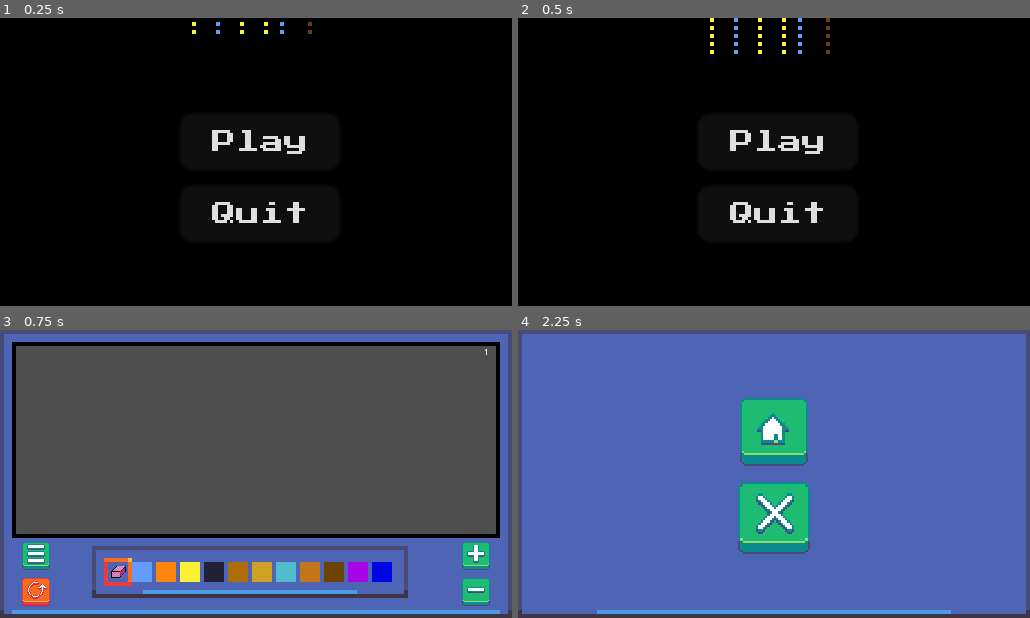
Above: before the commit, frames 1-4 (two rows, left to right).
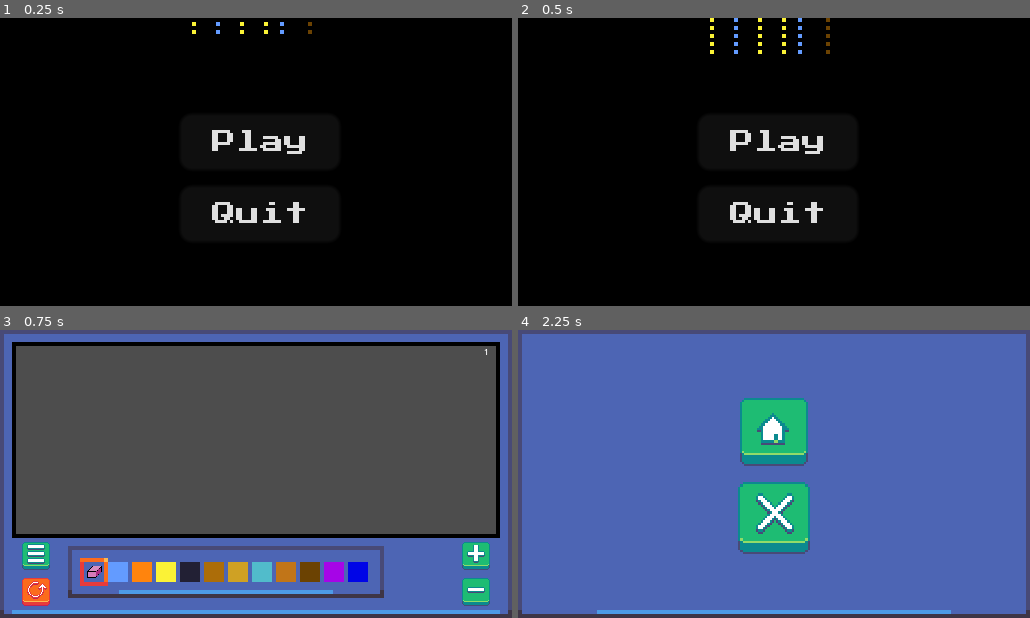
Above: after the commit, the same moments.

Repository: Loethor/pixel_simulation
Game: Godot game, scene res://scenes/title_screen.tscn
Two runs of this game, one before a commit and one after it. Both use one fixed random seed, a clock stepped at 60 frames per second and the inputs below.
Inputs (mouse positions are in pixels of both pictures, inside the frame that each line leads up to):
- Up to frame 1 (0.25 s): no input
- Up to frame 2 (0.5 s): no input
- Up to frame 3 (0.75 s): click "Play" at 0.5 s
- Up to frame 4 (2.25 s): click (994, 554) at 1.25 s; click (553, 554) at 2 s

Frames 1-2 are identical in both runs. In frame 3, 4.5% of the frame differs, in the area x 13-80%, y 75-94%; in frame 4, nothing differs.
Error after the commit: Invalid assignment of property or key 'columns' with value of type 'int' on a base object of type 'null instance'. (res://scripts/gui.gd:51)

Commit message:
Added brush size indicator.

Diff:
--- a/scenes/gui.tscn
+++ b/scenes/gui.tscn
@@ -96,7 +96,35 @@
 mouse_filter = 0
 texture = ExtResource("2_0jeku")
 
-[node name="VBoxContainer" type="VBoxContainer" parent="."]
+[node name="LeftSideButtons" type="VBoxContainer" parent="."]
+layout_mode = 1
+anchors_preset = 2
+anchor_top = 1.0
+anchor_bottom = 1.0
+offset_left = 5.0
+offset_top = -19.0
+offset_right = 13.0
+offset_bottom = -3.0
+grow_vertical = 0
+theme_override_constants/separation = 2
+
+[node name="MenuButton" type="TextureButton" parent="LeftSideButtons"]
+layout_mode = 2
+size_flags_vertical = 3
+texture_normal = ExtResource("7_7i4o6")
+texture_pressed = ExtResource("8_7xvw7")
+ignore_texture_size = true
+stretch_mode = 5
+
+[node name="ResetButton" type="TextureButton" parent="LeftSideButtons"]
+layout_mode = 2
+size_flags_vertical = 3
+texture_normal = ExtResource("9_d8nby")
+texture_pressed = ExtResource("10_vxg0r")
+ignore_texture_size = true
+stretch_mode = 5
+
+[node name="RightSideButtons" type="VBoxContainer" parent="."]
 layout_mode = 1
 anchors_preset = 3
 anchor_left = 1.0
@@ -111,7 +139,7 @@
 grow_vertical = 0
 theme_override_constants/separation = 2
 
-[node name="PlusButton" type="TextureButton" parent="VBoxContainer"]
+[node name="PlusButton" type="TextureButton" parent="RightSideButtons"]
 layout_mode = 2
 size_flags_vertical = 3
 texture_normal = ExtResource("3_y62pg")
@@ -119,7 +147,7 @@
 ignore_texture_size = true
 stretch_mode = 5
 
-[node name="MinusButton" type="TextureButton" parent="VBoxContainer"]
+[node name="MinusButton" type="TextureButton" parent="RightSideButtons"]
 layout_mode = 2
 size_flags_vertical = 3
 texture_normal = ExtResource("5_cb1qb")
@@ -127,45 +155,18 @@
 ignore_texture_size = true
 stretch_mode = 5
 
-[node name="VBoxContainer2" type="VBoxContainer" parent="."]
-layout_mode = 1
-anchors_preset = 2
-anchor_top = 1.0
-anchor_bottom = 1.0
-offset_left = 5.0
-offset_top = -19.0
-offset_right = 13.0
-offset_bottom = -3.0
-grow_vertical = 0
-theme_override_constants/separation = 2
-
-[node name="MenuButton" type="TextureButton" parent="VBoxContainer2"]
-layout_mode = 2
-size_flags_vertical = 3
-texture_normal = ExtResource("7_7i4o6")
-texture_pressed = ExtResource("8_7xvw7")
-ignore_texture_size = true
-stretch_mode = 5
-
-[node name="ResetButton" type="TextureButton" parent="VBoxContainer2"]
-layout_mode = 2
-size_flags_vertical = 3
-texture_normal = ExtResource("9_d8nby")
-texture_pressed = ExtResource("10_vxg0r")
-ignore_texture_size = true
-stretch_mode = 5
-
 [node name="Menu" parent="." node_paths=PackedStringArray("panel_container") instance=ExtResource("12_vhr31")]
 visible = false
 layout_mode = 1
 panel_container = NodePath("../PanelContainer")
 
 [node name="PanelContainer" type="PanelContainer" parent="."]
-layout_mode = 2
-offset_left = 23.0
+custom_minimum_size = Vector2(79, 13)
+layout_mode = 2
+offset_left = 17.0
 offset_top = 54.0
-offset_right = 31.0
-offset_bottom = 62.0
+offset_right = 96.0
+offset_bottom = 67.0
 theme_override_styles/panel = SubResource("StyleBoxTexture_tkhw3")
 
 [node name="MarginContainer" type="MarginContainer" parent="PanelContainer"]
@@ -186,7 +187,25 @@
 elements_in_hotbar = Array[Resource("res://resources/elements/element_template.gd")]([ExtResource("15_i6uu7"), ExtResou …(267 unchanged characters)…
 tooltip_label = NodePath("../../../TooltipLabel")
 
-[connection signal="pressed" from="VBoxContainer/PlusButton" to="." method="_on_plus_button_pressed"]
-[connection signal="pressed" from="VBoxContainer/MinusButton" to="." method="_on_minus_button_pressed"]
-[connection signal="pressed" from="VBoxContainer2/MenuButton" to="." method="_on_menu_button_pressed"]
-[connection signal="pressed" from="VBoxContainer2/ResetButton" to="." method="_on_reset_button_pressed"]
+[node name="BrushSizeIndicator" type="GridContainer" parent="."]
+custom_minimum_size = Vector2(9, 9)
+layout_mode = 1
+anchors_preset = 3
+anchor_left = 1.0
+anchor_top = 1.0
+anchor_right = 1.0
+anchor_bottom = 1.0
+offset_left = -27.0
+offset_top = -16.0
+offset_right = -18.0
+offset_bottom = -7.0
+grow_horizontal = 0
+grow_vertical = 0
+theme_override_constants/h_separation = 0
+theme_override_constants/v_separation = 0
+columns = 9
+
+[connection signal="pressed" from="LeftSideButtons/MenuButton" to="." method="_on_menu_button_pressed"]
+[connection signal="pressed" from="LeftSideButtons/ResetButton" to="." method="_on_reset_button_pressed"]
+[connection signal="pressed" from="RightSideButtons/PlusButton" to="." method="_on_plus_button_pressed"]
+[connection signal="pressed" from="RightSideButtons/MinusButton" to="." method="_on_minus_button_pressed"]
--- a/scripts/gui.gd
+++ b/scripts/gui.gd
@@ -6,13 +6,24 @@
 @onready var tooltip_label: Label = $TooltipLabel
 @onready var hot_bar: HotBar = $PanelContainer/MarginContainer/HotBar
 @onready var panel_container: PanelContainer = $PanelContainer
+@onready var brush_size_indicator: GridContainer = $BrushSizeProgress
 
-signal plus_pressed
-signal minus_pressed
 signal hotbal_index_changed(current_material: Elements.ELEMENT)
+
+var min_brush: int
+var max_brush: int
+
+# Brush settings
+const MIN_BRUSH_SIZE: int = 1
+const MAX_BRUSH_SIZE:int = 5
+@export var brush_size: int = MIN_BRUSH_SIZE : set = set_brush
+func set_brush(value: int) -> void:
+	brush_size = clamp(value, MIN_BRUSH_SIZE, MAX_BRUSH_SIZE)
+	_update_brush_size_colors()
 
 func _ready() -> void:
 	hot_bar.index_changed.connect(_on_hot_bar_index_changed)
+	_prepare_brush_size_indicator()
 
 func _process(_delta: float) -> void:
 	fps_label.text = "%s" % Engine.get_frames_per_second()
@@ -23,6 +34,42 @@
 
 	# Temporary flicks the element label
 	_flick_element_name(current_material)
+
+func _input(event: InputEvent) -> void:
+	if event.is_action_pressed("increase_brush"):
+		_increase_brush()
+	if event.is_action_pressed("decrease_brush"):
+		_decrease_brush()
+
+func _increase_brush() -> void:
+	brush_size += 1
+func _decrease_brush() -> void:
+	brush_size -= 1
+
+func _prepare_brush_size_indicator() -> void:
+	var number_of_columns:int = 2 * MAX_BRUSH_SIZE - 1
+	brush_size_indicator.columns = number_of_columns
+	brush_size_indicator.size = Vector2i(number_of_columns, number_of_columns)
+	for i in range(number_of_columns * number_of_columns):
+		var new_color_rect: ColorRect = ColorRect.new()
+		new_color_rect.custom_minimum_size = Vector2i(1,1)
+		new_color_rect.color = Color.DARK_BLUE
+		brush_size_indicator.add_child(new_color_rect)
+	_update_brush_size_colors()
+
+func _update_brush_size_colors() -> void:
+	var number_of_children: int = brush_size_indicator.get_child_count()
+	var middle_child: int = brush_size_indicator.columns / 2
+
+	for k in range(number_of_children):
+		brush_size_indicator.get_child(k).color = Color.DARK_BLUE
+		var i:int = k / brush_size_indicator.columns
+		var j:int = k % brush_size_indicator.columns
+		if i <= middle_child + brush_size - 1 and \
+		   j <= middle_child + brush_size - 1 and \
+		   j >= middle_child - brush_size + 1 and \
+		   i >= middle_child - brush_size + 1:
+			brush_size_indicator.get_child(k).color = Color.YELLOW
 
 func _flick_element_name(current_material: Elements.ELEMENT) ->void:
 	tooltip_label.text = Elements.ELEMENT_TO_TEMPLATE[current_material].name
@@ -38,7 +85,7 @@
 	panel_container.hide()
 
 func _on_plus_button_pressed() -> void:
-	plus_pressed.emit()
+	_increase_brush()
 
 func _on_minus_button_pressed() -> void:
-	minus_pressed.emit()
+	_decrease_brush()
--- a/scripts/main.gd
+++ b/scripts/main.gd
@@ -3,12 +3,7 @@
 # Tilemap Layer
 const MAIN_LAYER:int = 0
 
-# Brush settings
-const MIN_BRUSH_SIZE: int = 1
-const MAX_BRUSH_SIZE:int = 7
-@export var brush_size: int = MIN_BRUSH_SIZE : set = set_brush
-func set_brush(value: int) -> void:
-	brush_size = clamp(value, MIN_BRUSH_SIZE, MAX_BRUSH_SIZE)
+
 
 # Current material selected to place
 var material_in_hand: Elements.ELEMENT = Elements.ELEMENT.AIR
@@ -22,20 +17,11 @@
 
 func _ready() -> void:
 	state = State.new(simulation_tile_map)
-	gui.plus_pressed.connect(_increase_brush)
-	gui.minus_pressed.connect(_decrease_brush)
 	gui.hotbal_index_changed.connect(_on_hotbar_index_changed)
 
-func _input(event: InputEvent) -> void:
-	if event.is_action_pressed("increase_brush"):
-		_increase_brush()
-	if event.is_action_pressed("decrease_brush"):
-		_decrease_brush()
 
-func _increase_brush() -> void:
-	brush_size += 1
-func _decrease_brush() -> void:
-	brush_size -= 1
+
+
 
 func _unhandled_input(event: InputEvent) -> void:
 	# placing pixels in a square of brush_size size around mouse position
@@ -47,8 +33,8 @@
 func _process(_delta: float) -> void:
 	if is_placing_blocks:
 		var mouse_pos:Vector2i = Vector2i(get_global_mouse_position())
-		for i: int in range(mouse_pos.x - brush_size + 1, mouse_pos.x + brush_size):
-			for j: int in range(mouse_pos.y - brush_size + 1, mouse_pos.y + brush_size):
+		for i: int in range(mouse_pos.x - gui.brush_size + 1, mouse_pos.x + gui.brush_size):
+			for j: int in range(mouse_pos.y - gui.brush_size + 1, mouse_pos.y + gui.brush_size):
 				state.set_placed_cell(Vector2i(i,j), material_in_hand)
 
 func main_loop() -> void:
Not shown: 1 places in scenes/gui.tscn that only renumber resources
Not shown: 1 places in scenes/main.tscn that only renumber resources
Not shown: 1 places in scenes/title_screen.tscn that only renumber resources
